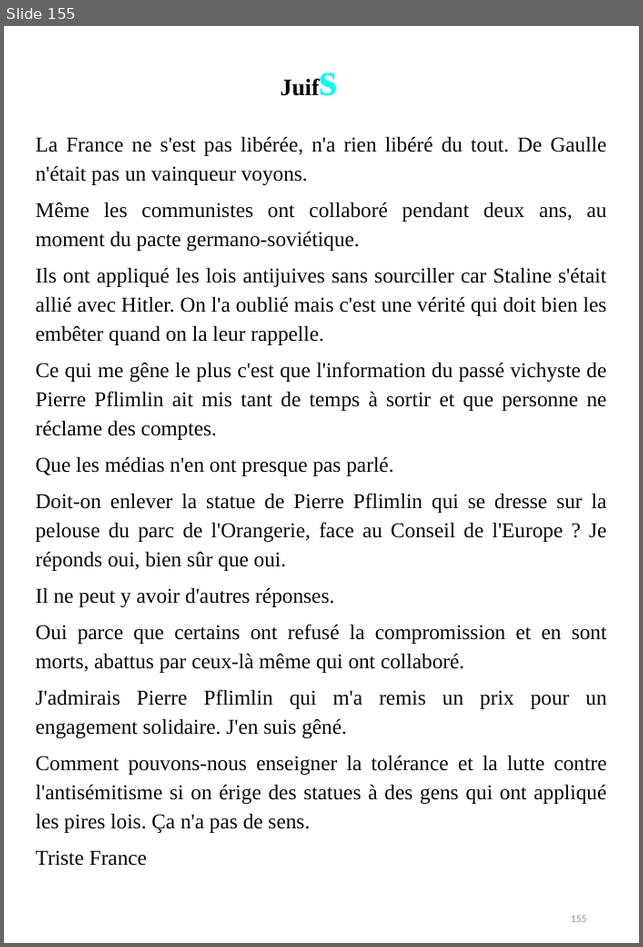
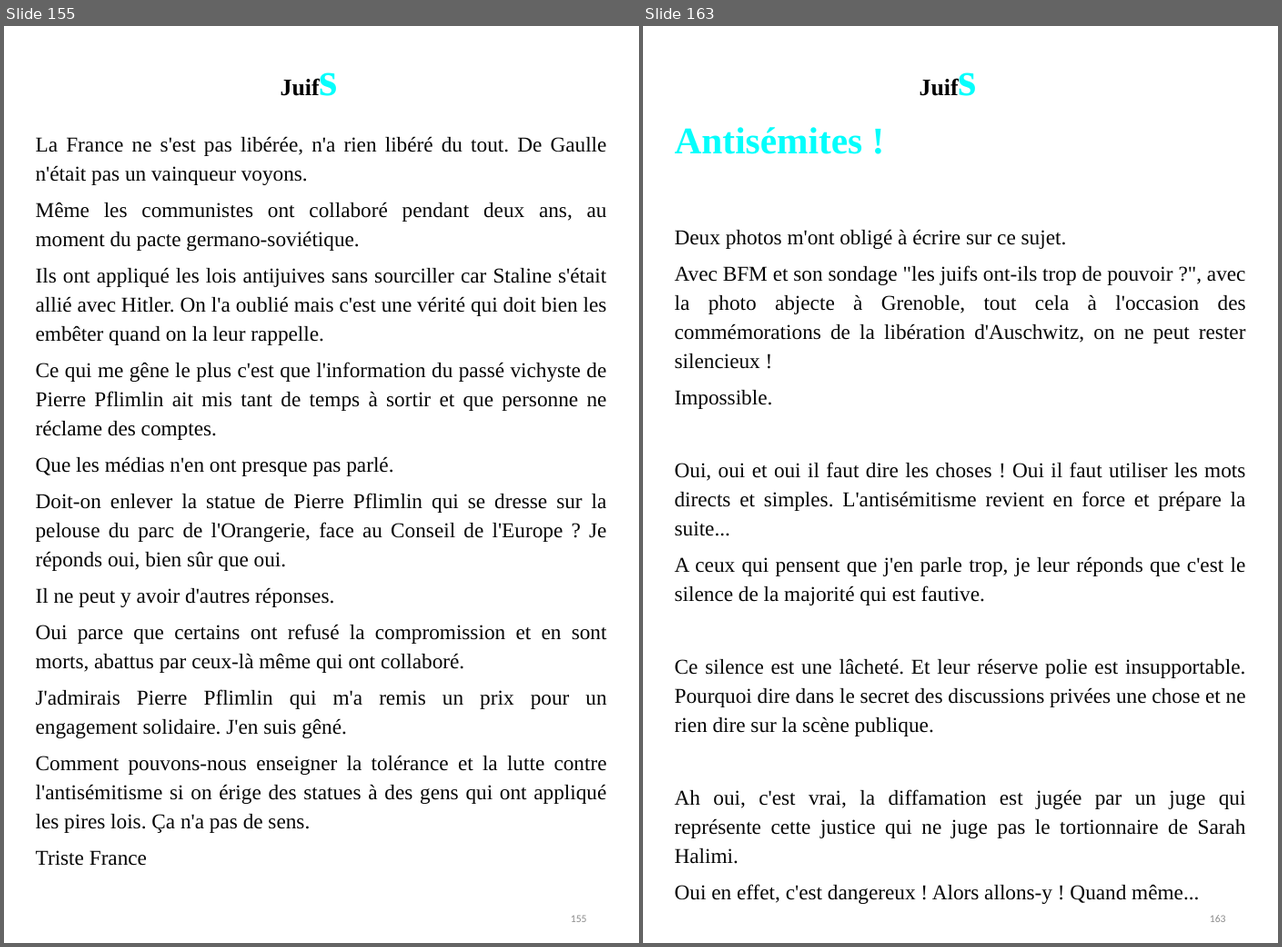
Before and after one commit to BenjaminLOUIS84/e_commerce, a slide deck: e_commerce/public/ppsx/tome2.ppsx. Shown side by side, each under a label of ours: slide 155 before the commit, slides 155 and 163 after it; the slides between them are not shown. The pictures are 643x947 and 1282x947 pixels, drawn with LibreOffice and Linux fonts; fonts in the diff are those of the drawing. Boxes give left, top, right and bottom in pixels: in the first picture for what was removed or moved away, otherwise in the second. Text is boxed around its words. In the diff, an @@ line names an element or a change of style, - is before the commit and + after.

```diff
--- a/e_commerce/public/ppsx/tome2.ppsx
+++ b/e_commerce/public/ppsx/tome2.ppsx
@@ slide 163 added at box(643, 26, 1278, 943), background #FFFFFF @@
@@ text added at box(911, 44, 992, 136), 20.1 pt, text #000000, bold @@
+Juifs
@@ text added at box(675, 127, 1246, 904), 18 pt, text #050505 @@
+Antisémites !
+Deux photos m'ont obligé à écrire sur ce sujet.
+Avec BFM et son sondage "les juifs ont-ils trop de pouvoir ?", avec la photo abjecte à Grenoble, tout cela à l'occasion des commémorations de la libération d'Auschwitz, on ne peut rester silencieux !
+Impossible.
+Oui, oui et oui il faut dire les choses ! Oui il faut utiliser les mots directs et simples. L'antisémitisme revient en force et prépare la suite...
+A ceux qui pensent que j'en parle trop, je leur réponds que c'est le silence de la majorité qui est fautive.
+Ce silence est une lâcheté. Et leur réserve polie est insupportable. Pourquoi dire dans le secret des discussions privées une chose et ne rien dire sur la scène publique.
+Ah oui, c'est vrai, la diffamation est jugée par un juge qui représente cette justice qui ne juge pas le tortionnaire de Sarah Halimi.
+Oui en effet, c'est dangereux ! Alors allons-y ! Quand même...
@@ page number added at box(1210, 915, 1226, 922), 9 pt, text #8C8C8C @@
+163
```
Also in this commit, not shown: 7 slides changed, 65 other slides added.
